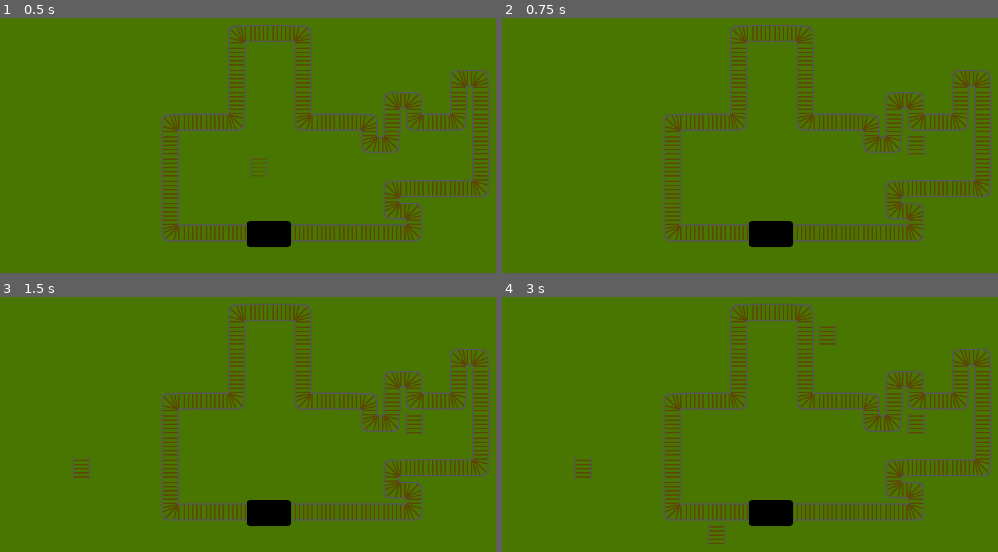
Above: before the commit, frames 1-4 (two rows, left to right).
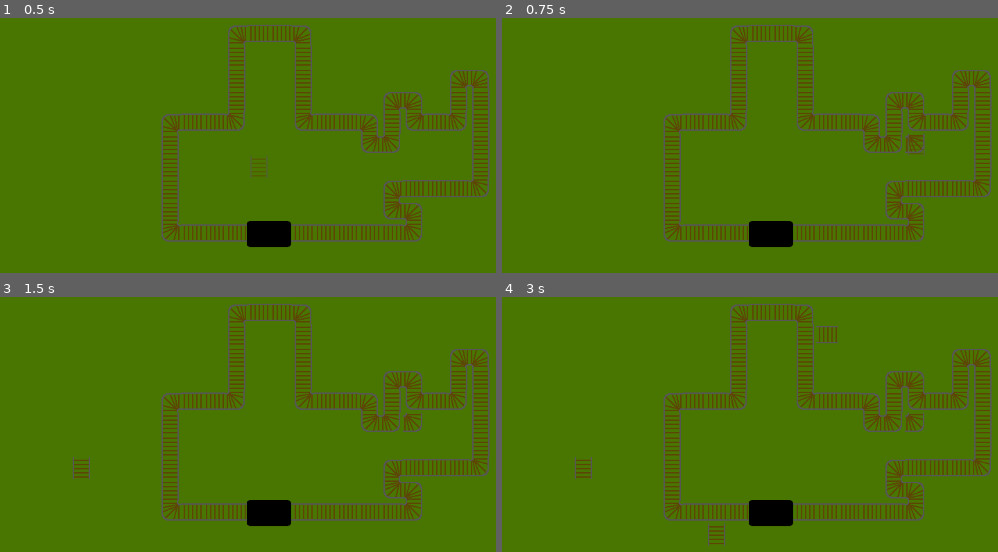
Above: after the commit, the same moments.

Repository: kriegueur/GMTK_jam_2025
Game: Godot game, scene res://world.tscn
Same seed, same stepped clock (60 frames per second), same inputs: the game is played once before the commit and once after it. The engine's default icon, where the game draws it, is replaced by a stand-in: a white triangle on a blue panel in a dark square.
Inputs (mouse positions are in pixels of both pictures, inside the frame that each line leads up to):
- Up to frame 1 (0.5 s): no input
- Up to frame 2 (0.75 s): tap Enter at 0.5 s; move the mouse to (923, 135) at 0.52 s; press the mouse at (923, 135) at 0.53 s
- Up to frame 3 (1.5 s): tap Space at 1.25 s; move the mouse to (89, 460) at 1.27 s; release the mouse at (89, 460) at 1.28 s; click (89, 460) at 1.35 s
- Up to frame 4 (3 s): tap Enter at 2 s; move the mouse to (829, 337) at 2.02 s; press the mouse at (829, 337) at 2.03 s; tap Space at 2.75 s; move the mouse to (710, 526) at 2.77 s; release the mouse at (710, 526) at 2.78 s; click (710, 526) at 2.85 s

Frame 1 is identical in both runs. In frame 2, 0.1% of the frame differs, in the area x 81-86%, y 45-55%; in frame 3, 0.2%; in frame 4, 0.4%, in the area x 63-86%, y 10-55%.

Commit message:
feat: basic autotiling

Diff:
--- a/world.gd
+++ b/world.gd
@@ -4,6 +4,22 @@
 @onready var factory: Sprite2D = $Factory
 @onready var tile_map_layer: TileMapLayer = $TileMapLayer
 @onready var placement_indicator: Sprite2D = $PlacementIndicator
+
+enum ORIENTATION {
+	WE,
+	NS,
+	NW,
+	NE,
+	SW,
+	SE,
+}
+
+enum ADJACENTPOS {
+	UP,
+	DOWN,
+	LEFT,
+	RIGHT,
+}
 
 # Called when the node enters the scene tree for the first time.
 func _ready() -> void:
@@ -18,7 +34,7 @@
 	placement_indicator.global_position = cursor_tile_center
 	if Input.is_action_pressed("click"):
 		if tile_empty(cursor_tile):
-			tile_map_layer.set_cell(cursor_tile, 0, Vector2i(0,0))
+			place_rail(cursor_tile)
 
 func get_tile_center_from_pos(pos : Vector2) -> Vector2:
 	var a = tile_map_layer.local_to_map(pos)
@@ -88,3 +104,113 @@
 
 func tile_empty(tile : Vector2i) -> bool:
 	return tile_map_layer.get_cell_source_id(tile) == -1
+
+func place_rail(tile : Vector2i):
+	var orientation := find_rail_orientation(tile)
+	var atlas_coords := orientation_to_atlas(orientation)
+	tile_map_layer.set_cell(tile, 0, atlas_coords)
+	update_tile(tile + Vector2i.UP)
+	update_tile(tile + Vector2i.DOWN)
+	update_tile(tile + Vector2i.LEFT)
+	update_tile(tile + Vector2i.RIGHT)
+
+func orientation_to_atlas(orientation : ORIENTATION) -> Vector2i:
+	match orientation:
+		ORIENTATION.WE:
+			return Vector2i(1,0)
+		ORIENTATION.NS:
+			return Vector2i(0,0)
+		ORIENTATION.NW:
+			return Vector2i(2,1)
+		ORIENTATION.NE:
+			return Vector2i(1,1)
+		ORIENTATION.SW:
+			return Vector2i(2,0)
+		ORIENTATION.SE:
+			return Vector2i(0,1)
+		_:
+			return Vector2i(0,0)
+
+func find_adjacents(tile : Vector2i) -> Array[ADJACENTPOS]:
+	var adjacents : Array[ADJACENTPOS] = []
+	if !tile_empty(tile + Vector2i.DOWN):
+		adjacents.append(ADJACENTPOS.DOWN)
+	if !tile_empty(tile + Vector2i.UP):
+		adjacents.append(ADJACENTPOS.UP)
+	if !tile_empty(tile + Vector2i.LEFT):
+		adjacents.append(ADJACENTPOS.LEFT)
+	if !tile_empty(tile + Vector2i.RIGHT):
+		adjacents.append(ADJACENTPOS.RIGHT)
+
+	return adjacents
+
+func find_rail_orientation(tile : Vector2i) -> ORIENTATION:
+	var adjacents : Array[ADJACENTPOS] = find_adjacents(tile)
+	if len(adjacents) == 0:
+		return ORIENTATION.NS
+	if len(adjacents) > 2:
+		return get_tile_orientation(tile)
+	if len(adjacents) == 1:
+		match adjacents[0]:
+			ADJACENTPOS.UP:
+				return ORIENTATION.NS
+			ADJACENTPOS.DOWN:
+				return ORIENTATION.NS
+			ADJACENTPOS.LEFT:
+				return ORIENTATION.WE
+			ADJACENTPOS.RIGHT:
+				return ORIENTATION.WE
+	match adjacents[0]:
+		ADJACENTPOS.UP:
+			if adjacents[1] == ADJACENTPOS.DOWN:
+				return ORIENTATION.NS
+			if adjacents[1] == ADJACENTPOS.RIGHT:
+				return ORIENTATION.NE
+			return ORIENTATION.NW
+		ADJACENTPOS.DOWN:
+			if adjacents[1] == ADJACENTPOS.UP:
+				return ORIENTATION.NS
+			if adjacents[1] == ADJACENTPOS.RIGHT:
+				return ORIENTATION.SE
+			return ORIENTATION.SW
+		ADJACENTPOS.LEFT:
+			if adjacents[1] == ADJACENTPOS.RIGHT:
+				return ORIENTATION.WE
+			if adjacents[1] == ADJACENTPOS.UP:
+				return ORIENTATION.NW
+			return ORIENTATION.SW
+		ADJACENTPOS.RIGHT:
+			if adjacents[1] == ADJACENTPOS.LEFT:
+				return ORIENTATION.WE
+			if adjacents[1] == ADJACENTPOS.UP:
+				return ORIENTATION.NE
+			return ORIENTATION.SE
+		_:
+			return ORIENTATION.NS
+
+func update_tile(tile : Vector2i):
+	if tile_empty(tile):
+		return
+	var orientation := find_rail_orientation(tile)
+	var atlas_coords := orientation_to_atlas(orientation)
+	tile_map_layer.set_cell(tile, 0, atlas_coords)
+
+func get_tile_orientation(tile : Vector2i) -> ORIENTATION:
+	if tile_empty(tile):
+		return ORIENTATION.NS
+	var tile_type : String = tile_map_layer.get_cell_tile_data(tile).get_custom_data("Orientation")
+	match tile_type:
+		"WE":
+			return ORIENTATION.WE
+		"NS":
+			return ORIENTATION.NS
+		"NW":
+			return ORIENTATION.NW
+		"NE":
+			return ORIENTATION.NE
+		"SW":
+			return ORIENTATION.SW
+		"SE":
+			return ORIENTATION.SE
+		_:
+			return ORIENTATION.NS
